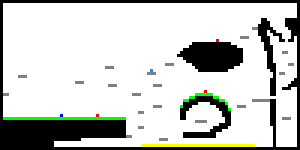
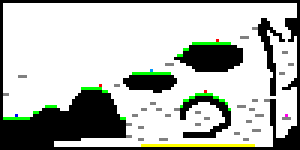
Layered file, before and after one edit (w=300, h=150). Changes by layer:
painted on "Layer 1" over (15, 42, 297, 147)
